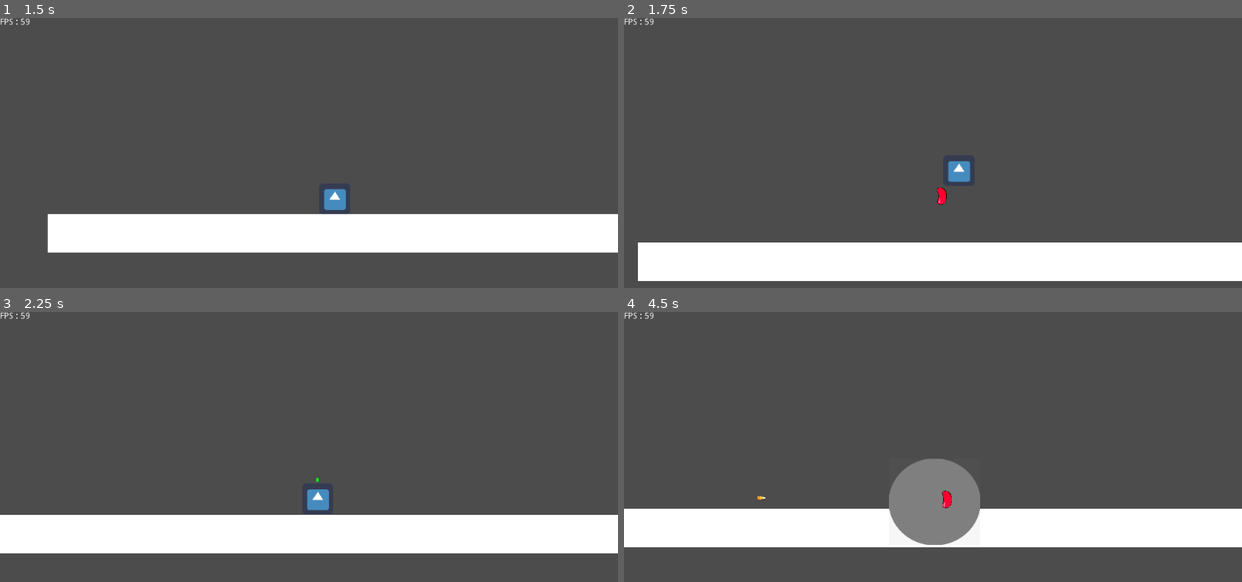
Above: before the commit, frames 1-4 (two rows, left to right).
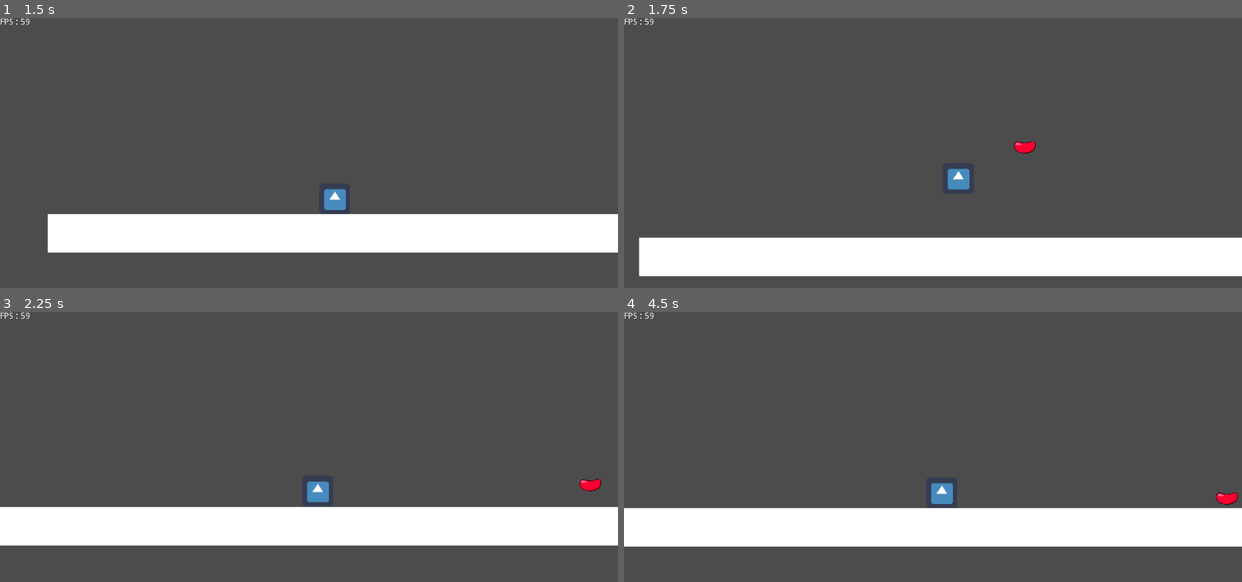
Above: after the commit, the same moments.

Repository: DevTeamVersionControl/SweetDream-Demo
Game: Godot game, scene res://Scenes/Levels/Level1/Level1.tscn
Two runs of this game, one before a commit and one after it. Both use one fixed random seed, a clock stepped at 60 frames per second and the inputs below. The engine's default icon, where the game draws it, is replaced by a stand-in: a white triangle on a blue panel in a dark square.
Inputs:
- Up to frame 1 (1.5 s): hold Right (right) from 0.53 s (still down); tap Down (ammo_last, bound only after the commit) at 0.6 s; tap Space (jump) at 0.77 s; tap Up (ammo_last, bound only before the commit) at 0.8, 1.35 s
- Up to frame 2 (1.75 s): keep holding Right (right); tap Space (jump) at 1.52 s; tap F (shoot) at 1.55 s
- Up to frame 3 (2.25 s): release Right (right) at 2.03 s; hold Left (left) from 2.03 s (still down); hold F (shoot) from 2.03 s (still down)
- Up to frame 4 (4.5 s): tap Down (ammo_last, bound only after the commit) at 2.3, 2.85 s; release Left (left) at 2.78 s; release F (shoot) at 2.78 s; hold Right (right) 2.78-4.28 s; tap Space (jump) at 3.02, 3.77 s; tap Up (ammo_last, bound only before the commit) at 3.05, 3.6 s; hold F (shoot) 3.53-4.28 s; hold Left (left) from 4.28 s (still down); tap F (shoot) at 4.35 s

Frame 1 is identical in both runs. In frame 2, 4.4% of the frame differs, in the area x 2-100%, y 45-98%; in frame 3, 6.6%, in the area x 0-100%, y 61-90%; in frame 4, 4.5%.
Error before the commit: Invalid call to function 'launch' in base 'KinematicBody2D (JellyBean.gd)'. Expected 1 arguments. (res://Scripts/Player.gd:112)

Commit message:
Can now switch ammo
slightly changed how jelly bean worked

Diff:
--- a/Base/Assets/art/Animation/Jelly_Cube/Idle/new_spriteframes.tres
+++ b/Base/Assets/art/Animation/Jelly_Cube/Idle/new_spriteframes.tres
@@ -68,11 +68,6 @@
 "name": "default",
 "speed": 5.0
 }, {
-"frames": [ ExtResource( 17 ), ExtResource( 24 ), ExtResource( 11 ), ExtResource( 40 ), ExtResource( 39 ), ExtResource( 32 ), ExtResource( 41 ), ExtResource( 38 ), ExtResource( 37 ), ExtResource( 30 ), ExtResource( 31 ), ExtResource( 42 ), ExtResource( 33 ), ExtResource( 43 ), ExtResource( 35 ), ExtResource( 27 ), ExtResource( 29 ) ],
-"loop": true,
-"name": "Idle",
-"speed": 5.0
-}, {
 "frames": [ ExtResource( 22 ), ExtResource( 12 ), ExtResource( 20 ), ExtResource( 21 ), ExtResource( 14 ), ExtResource( 10 ) ],
 "loop": true,
 "name": "HitOnGround",
@@ -92,4 +87,9 @@
 "loop": true,
 "name": "Jump",
 "speed": 8.0
+}, {
+"frames": [ ExtResource( 17 ), ExtResource( 24 ), ExtResource( 11 ), ExtResource( 40 ), ExtResource( 39 ), ExtResource( 32 ), ExtResource( 41 ), ExtResource( 38 ), ExtResource( 37 ), ExtResource( 30 ), ExtResource( 31 ), ExtResource( 42 ), ExtResource( 33 ), ExtResource( 43 ), ExtResource( 35 ), ExtResource( 27 ), ExtResource( 29 ) ],
+"loop": true,
+"name": "Idle",
+"speed": 5.0
 } ]
--- a/Base/Scenes/CandyCorn.tscn
+++ b/Base/Scenes/CandyCorn.tscn
@@ -15,7 +15,7 @@
 "speed": 5.0
 } ]
 
-[node name="CandyCorn" type="Area2D"]
+[node name="CandyCorn" type="Area2D" groups=["normal"]]
 collision_layer = 2
 collision_mask = 2
 script = ExtResource( 2 )
--- a/Base/Scenes/IcingGun.tscn
+++ b/Base/Scenes/IcingGun.tscn
@@ -2,7 +2,6 @@
 
 [ext_resource path="res://Scripts/IcingGun.gd" type="Script" id=1]
 
-[node name="IcingGun" type="Node2D" groups=[
-"locked",
-]]
+[node name="IcingGun" type="Node2D" groups=["locking"]]
 script = ExtResource( 1 )
+COOLDOWN = 1
--- a/Base/Scenes/Jawbreaker.tscn
+++ b/Base/Scenes/Jawbreaker.tscn
@@ -18,23 +18,26 @@
 [sub_resource type="CircleShape2D" id=2]
 radius = 20.0
 
-[node name="Jawbreaker" type="KinematicBody2D" groups=["heavy"]]
+[node name="Jawbreaker" type="KinematicBody2D" groups=["charging", "heavy"]]
 collision_layer = 0
 collision_mask = 2
 script = ExtResource( 2 )
 __meta__ = {
 "_edit_group_": true
 }
+THROW_VELOCITY = 30
+THROW_ANGLE = 10
 
 [node name="Sprite" type="AnimatedSprite" parent="."]
-scale = Vector2( 0.12, 0.12 )
+scale = Vector2( 0.06, 0.06 )
 frames = SubResource( 3 )
 
 [node name="CollisionShape2D" type="CollisionShape2D" parent="."]
-scale = Vector2( 1.4, 1.4 )
+scale = Vector2( 0.7, 0.7 )
 shape = SubResource( 1 )
 
 [node name="Area2D" type="Area2D" parent="."]
+scale = Vector2( 0.5, 0.5 )
 collision_layer = 0
 collision_mask = 70
 
--- a/Base/Scenes/Jello.tscn
+++ b/Base/Scenes/Jello.tscn
@@ -26,7 +26,7 @@
 [sub_resource type="RectangleShape2D" id=4]
 extents = Vector2( 28.6055, 17.6577 )
 
-[node name="Jello" type="KinematicBody2D"]
+[node name="Jello" type="KinematicBody2D" groups=["charging"]]
 collision_layer = 2
 collision_mask = 4
 script = ExtResource( 2 )
@@ -35,7 +35,7 @@
 position = Vector2( -30, 8 )
 scale = Vector2( 0.15, 0.15 )
 frames = SubResource( 3 )
-frame = 6
+frame = 1
 playing = true
 
 [node name="CollisionShape2D" type="CollisionShape2D" parent="."]
--- a/Base/Scenes/JellyBean.tscn
+++ b/Base/Scenes/JellyBean.tscn
@@ -19,24 +19,28 @@
 [sub_resource type="CircleShape2D" id=2]
 radius = 18.0119
 
-[node name="JellyBean" type="KinematicBody2D" groups=["heavy"]]
+[node name="JellyBean" type="KinematicBody2D" groups=["heavy", "normal"]]
 collision_layer = 0
 collision_mask = 2
 script = ExtResource( 1 )
 __meta__ = {
 "_edit_group_": true
 }
+THROW_VELOCITY = 40
+THROW_ANGLE = 45
+GRAVITY = 100.0
 
 [node name="CollisionShape2D" type="CollisionShape2D" parent="."]
 position = Vector2( 0, -3.57628e-07 )
-scale = Vector2( 1.4, 1.4 )
+scale = Vector2( 0.7, 0.7 )
 shape = SubResource( 3 )
 
 [node name="AnimatedSprite" type="AnimatedSprite" parent="."]
-scale = Vector2( 0.1, 0.1 )
+scale = Vector2( 0.05, 0.05 )
 frames = SubResource( 4 )
 
 [node name="Area2D" type="Area2D" parent="."]
+scale = Vector2( 0.5, 0.5 )
 collision_layer = 0
 collision_mask = 5
 monitoring = false
@@ -51,8 +55,7 @@
 scale = Vector2( 0.715579, 0.754663 )
 texture = ExtResource( 3 )
 
-[node name="Timer" type="Timer" parent="."]
-wait_time = 2.0
+[node name="ExplosionTimer" type="Timer" parent="."]
 
 [connection signal="body_entered" from="Area2D" to="." method="_on_Area2D_body_entered"]
-[connection signal="timeout" from="Timer" to="." method="_on_Timer_timeout"]
+[connection signal="timeout" from="ExplosionTimer" to="." method="_on_Timer_timeout"]
--- a/Base/Scenes/PoppingCandy.tscn
+++ b/Base/Scenes/PoppingCandy.tscn
@@ -2,7 +2,7 @@
 
 [ext_resource path="res://Scripts/PoppingCandy.gd" type="Script" id=1]
 
-[node name="PoppingCandy" type="Node2D"]
+[node name="PoppingCandy" type="Node2D" groups=["locked"]]
 script = ExtResource( 1 )
 
 [node name="Cooldown" type="Timer" parent="."]
--- a/Base/Scenes/SubRay.tscn
+++ b/Base/Scenes/SubRay.tscn
@@ -32,7 +32,7 @@
 rotation = 1.5708
 scale = Vector2( 0.55518, 0.5 )
 frames = SubResource( 1 )
-frame = 8
+frame = 5
 playing = true
 centered = false
 
--- a/Base/Scripts/CandyCorn.gd
+++ b/Base/Scripts/CandyCorn.gd
@@ -1,23 +1,30 @@
 extends Area2D
 
 export var COOLDOWN = 0.2
+export var enemy_knockback = 0
+export var player_knockback = 0
 
 export var speed = 400
-export var knockback_strength = 5
 var velocity
 
 
 func _physics_process(delta):
 	position += velocity * delta * speed
 
-func launch(direction):
+func launch(direction, strength):
 	velocity = direction
 	rotation = atan2(-direction.x, direction.y) + PI/2
+	get_parent().motion += -velocity.normalized() * player_knockback
+	var scene = get_tree().current_scene
+	var pos = global_position
+	get_parent().remove_child(self)
+	scene.add_child(self)
+	global_position = pos
 
 
 func _on_Hit(body):
 	if body.is_in_group("enemy"):
-		body.take_damage(2)
+		body.take_damage(2, velocity.normalized() * enemy_knockback)
 		queue_free()
 	if body.is_in_group("floor"):
 		queue_free()
--- a/Base/Scripts/Enemy.gd
+++ b/Base/Scripts/Enemy.gd
@@ -48,8 +48,9 @@
 	yield($Sprite, "animation_finished")
 	$Sprite.animation = "Idle"
 
-func take_damage(damage):
+func take_damage(damage, knockback):
 	hp -= damage
+	motion += knockback
 	if hp <= 0:
 		$Sprite.animation = "Death"
 		yield($Sprite, "animation_finished")
--- a/Base/Scripts/Icing.gd
+++ b/Base/Scripts/Icing.gd
@@ -2,6 +2,9 @@
 
 const THROW_VELOCITY = 20
 const SPLATTER = preload("res://Scenes/IcingSplatter.tscn")
+const PIXELS_PER_METER = 16
+
+export var GRAVITY = 9.8
 
 var velocity := Vector2.ZERO
 
@@ -10,7 +13,7 @@
 	velocity = velocity.rotated(angle)
 
 func _process(delta):
-	velocity.y += get_tree().current_scene.GRAVITY * pow(delta, 2) * 15 * get_tree().current_scene.PIXELS_PER_METER
+	velocity.y += GRAVITY * pow(delta, 2) * 15 * PIXELS_PER_METER
 	global_position += velocity
 
 func _on_Area2D_body_entered(body):
--- a/Base/Scripts/IcingGun.gd
+++ b/Base/Scripts/IcingGun.gd
@@ -1,6 +1,6 @@
 extends Node2D
 
-const COOLDOWN = 1
+export var COOLDOWN = 0.2
 const SLOWDOWN = 0.5
 const ICING = preload("res://Scenes/Icing.tscn")
 
@@ -14,7 +14,7 @@
 	else:
 		locked = false
 
-func launch(direction):
+func launch(direction, strength):
 	if direction.x > 0:
 		rotation = direction.angle() - PI/16
 	else:
--- a/Base/Scripts/Jawbreaker.gd
+++ b/Base/Scripts/Jawbreaker.gd
@@ -1,35 +1,54 @@
 extends KinematicBody2D
 
-const THROW_VELOCITY = Vector2(50,50)
-const COOLDOWN = 1
+export var THROW_VELOCITY = 100
+export var THROW_ANGLE = 45
+export var COOLDOWN = 1
+const PIXELS_PER_METER = 16
+export var gravity = 9.8
+var touched_something:= false
 
-var touched_something:= false
+export var enemy_knockback = 10
+export var player_knockback = 10
 
 var velocity = Vector2.ZERO
 
 func _physics_process(delta):
-	velocity.y += get_parent().GRAVITY/2 * pow(delta * 20, 2)
-	var collision = move_and_collide(velocity*delta*get_parent().PIXELS_PER_METER)
+	velocity.y += gravity/2 * pow(delta * 20, 2)
+	var collision = move_and_collide(velocity*delta*PIXELS_PER_METER)
+	if velocity.length() > 5 || velocity.length() < -5:
+			if velocity.x > 0:
+				rotation = velocity.angle()
+			else:
+				rotation = PI + velocity.angle()
 	if collision != null:
 		if !touched_something:
 			$Timer.start()
 			touched_something = true
 		_on_inpact(collision.normal)
 
-func launch(direction):
-	velocity = THROW_VELOCITY * direction
+func launch(direction, strength):
+	if direction.x == 1:
+		velocity = Vector2(cos(deg2rad(THROW_ANGLE)),sin(deg2rad(THROW_ANGLE))) * THROW_VELOCITY
+	elif direction.x == -1:
+		velocity = Vector2(cos(deg2rad(180 - THROW_ANGLE)),sin(deg2rad(180 - THROW_ANGLE))) * THROW_VELOCITY
+	velocity *= Vector2(strength, -strength)
+	get_parent().motion += -velocity.normalized() * player_knockback
+	var scene = get_tree().current_scene
+	var pos = global_position
+	get_parent().remove_child(self)
+	scene.add_child(self)
+	global_position = pos
+
 func _on_inpact(normal):
 	velocity = velocity.bounce(normal)
 	velocity *= 0.8
-
-
 
 func _on_Area2D_body_entered(body):
 	if body.is_in_group("destructable"):
 		body.disappear()
 		queue_free()
 	if body.is_in_group("enemy"):
-		body.take_damage(2.5)
+		body.take_damage(2.5, velocity.normalized() * enemy_knockback)
 
 func _on_Timer_timeout():
 	queue_free()
--- a/Base/Scripts/Jello.gd
+++ b/Base/Scripts/Jello.gd
@@ -21,6 +21,11 @@
 	velocity = launch_direction * strenght
 	velocity.x *= direction.x
 	grow(strenght)
+	var scene = get_tree().current_scene
+	var pos = global_position
+	get_parent().remove_child(self)
+	scene.add_child(self)
+	global_position = pos
 
 func grow(add_volume):
 	volume += add_volume/2
@@ -31,7 +36,7 @@
 		if body.is_in_group("jello"):
 			body.grow(volume)
 		else:
-			body.take_damage(volume * velocity.length())
+			body.take_damage(volume * velocity.length(), Vector2.ZERO)
 		queue_free()
 	elif body.is_in_group("floor"):
 		if velocity.y > 0:
--- a/Base/Scripts/JellyBean.gd
+++ b/Base/Scripts/JellyBean.gd
@@ -1,9 +1,13 @@
 extends KinematicBody2D
 
-const THROW_VELOCITY = Vector2(15,80)
+export var THROW_VELOCITY = 80
+export var THROW_ANGLE = 30
 const PIXELS_PER_METER = 16
-const GRAVITY = 9.8 * 8
+export var GRAVITY = 9.8
 const COOLDOWN = 1
+export var enemy_knockback = 10
+export var player_knockback = 5
+export var player_explosion_knockback = 10
 
 export var strech_speed = 60
 
@@ -13,21 +17,33 @@
 func _physics_process(delta):
 	if can_move:
 		velocity.y += GRAVITY * delta
-		if velocity.x > 0:
-			rotation = velocity.angle()
-		else:
-			rotation = PI + velocity.angle()
-		if velocity.length() < strech_speed:
+		#if velocity.length() > 5 || velocity.length() < -5:
+		#	if velocity.x > 0:
+		#		rotation = velocity.angle()
+		#	else:
+		#		rotation = PI + velocity.angle()
+		if velocity.length() < strech_speed && velocity.length() > -strech_speed:
 			$AnimatedSprite.frame = 0
 		else:
 			$AnimatedSprite.frame = 1
 		var collision = move_and_collide(velocity*delta*PIXELS_PER_METER)
 		if collision != null:
-			explode()
+			_on_inpact(collision.normal)
 
-func launch(direction):
-	velocity = THROW_VELOCITY * direction
-	$Timer.start()
+func launch(direction, strength):
+	if direction.x == 1:
+		velocity = Vector2(cos(deg2rad(THROW_ANGLE)),sin(deg2rad(THROW_ANGLE))) * THROW_VELOCITY
+	elif direction.x == -1:
+		velocity = Vector2(cos(deg2rad(180 - THROW_ANGLE)),sin(deg2rad(180 - THROW_ANGLE))) * THROW_VELOCITY
+	velocity.y *= -1
+	get_parent().motion += -velocity.normalized() * player_knockback
+	$ExplosionTimer.start()
+	var scene = get_tree().current_scene
+	var pos = global_position
+	get_parent().remove_child(self)
+	scene.add_child(self)
+	global_position = pos
+
 func _on_inpact(normal):
 	velocity = velocity.bounce(normal)
 	velocity *= 0.5
@@ -46,7 +62,10 @@
 	if body.is_in_group("destructable"):
 		body.disappear()
 	if body.is_in_group("enemy"):
-		body.take_damage(5)
-		body.motion = (body.global_position - global_position)
+		body.take_damage(5, (body.global_position - global_position).normalized() * enemy_knockback)
 	if body.is_in_group("player"):
-		body.motion = (body.global_position - global_position) * 2
+		body.motion = (body.global_position - global_position).normalized() * player_explosion_knockback
+
+
+func _on_Timer_timeout():
+	explode()
--- a/Base/Scripts/Player.gd
+++ b/Base/Scripts/Player.gd
@@ -20,11 +20,12 @@
 var jawbreaker = preload("res://Scenes/Jawbreaker.tscn")
 var popping_candy = preload("res://Scenes/PoppingCandy.tscn")
 var jelly_bean = preload("res://Scenes/JellyBean.tscn")
-var ammo = [candy_corn,icing_gun,jawbreaker,popping_candy,jelly_bean]
+var ammo = [candy_corn, jelly_bean, popping_candy, jawbreaker, jello]
 var equiped_ammo = 0
 var can_shoot := true
 var invulnerable := false
 var screen_size
+var bullet
 
 var motion = Vector2()
 
@@ -37,42 +38,53 @@
 		get_tree().quit()
 
 	if Input.is_action_just_pressed("ammo_next") && can_shoot:
+		if is_a_parent_of(bullet):
+			bullet.queue_free()
+		bullet = null
 		if equiped_ammo < ammo.size() - 1:
 			equiped_ammo += 1
 		else:
 			equiped_ammo = 0
-		print(equiped_ammo)
 	if Input.is_action_just_pressed("ammo_last") && can_shoot:
+		if is_a_parent_of(bullet):
+			bullet.queue_free()
+		bullet = null
 		if equiped_ammo > 0:
 			equiped_ammo -= 1
 		else:
 			equiped_ammo = ammo.size() - 1
-		print(equiped_ammo)
 
 	if(Input.is_action_just_pressed("shoot")):
-		$ShootBar.visible = true
+		if (ammo[equiped_ammo] == jawbreaker || ammo[equiped_ammo] == jello) && can_shoot:
+			$ShootBar.visible = true
+			bullet_strength = 0.2
+		elif (ammo[equiped_ammo] == icing_gun || ammo[equiped_ammo] == popping_candy) && can_shoot:
+			if bullet == null:
+				shoot(ammo[equiped_ammo], bullet_strength)
+			else:
+				if bullet.rotation_degrees == -90 && facing.x != 1:
+					bullet.queue_free()
+					shoot(ammo[equiped_ammo], bullet_strength)
+				elif bullet.rotation_degrees == 90 && facing.x != -1:
+					bullet.queue_free()
+					shoot(ammo[equiped_ammo], bullet_strength)
+		elif can_shoot:
+			shoot(ammo[equiped_ammo], bullet_strength)
 
 	if(Input.is_action_pressed("shoot")):
-		if $ShootBar.visible && can_shoot:
+		if $ShootBar.visible:
 			if bullet_strength <= MAX_BULLET_STRENGTH:
 				bullet_strength += delta/2
 				$ShootBar.scale.x = bullet_strength/20
 
 	if(Input.is_action_just_released("shoot")):
-		if bullet_strength != 0:
+		if bullet_strength != 0 && $ShootBar.visible:
 			shoot(ammo[equiped_ammo], bullet_strength)
 			bullet_strength = 0
 			$ShootBar.visible = false
 			$ShootBar.scale.x = 0
 
 	motion.y += gravity/2 * pow(delta * 45,2)
-
-	if (Input.is_action_pressed("up")):
-		bullet_direction.y = -1
-	elif (Input.is_action_pressed("down")):
-		bullet_direction.y = 1
-	else:
-		bullet_direction.y = 0
 
 	if motion.y > MAX_FALL_SPEED:
 		motion.y = MAX_FALL_SPEED
@@ -104,14 +116,13 @@
 		get_tree().reload_current_scene()
 
 func shoot(ammo, strength):
-	if can_shoot:
-		var bullet = ammo.instance()
-		get_tree().current_scene.add_child(bullet)
-		bullet_direction = bullet_direction.normalized()
-		bullet.global_transform = global_transform
-		bullet.launch(bullet_direction, bullet_strength)
-		can_shoot = false
-		$AmmoTimer.start(bullet.COOLDOWN)
+	bullet = ammo.instance()
+	add_child(bullet)
+	bullet_direction = bullet_direction.normalized()
+	bullet.global_transform = global_transform
+	bullet.launch(bullet_direction, bullet_strength)
+	can_shoot = false
+	$AmmoTimer.start(bullet.COOLDOWN)
 
 func take_damage(damage, direction):
 	hp -= damage
--- a/Base/Scripts/PoppingCandy.gd
+++ b/Base/Scripts/PoppingCandy.gd
@@ -9,34 +9,43 @@
 var locked:= false
 var charging:=false
 
+export var enemy_knockback = 0
+export var player_knockback = 0.15
+
 func _process(_delta):
+
+	if Input.is_action_just_pressed("shoot"):
+		visible = true
+	if Input.is_action_just_released("shoot"):
+		visible = false
+
 	if can_shoot:
 		if Input.is_action_pressed("shoot"):
 			if !charging:
 				charging = true
 				$ChargeTime.start()
 			locked = true
+			get_parent().motion.x-= rays.size() * get_parent().facing.x * player_knockback
 			for ray in rays:
 				ray.activate()
 				$Cooldown.start()
 				can_shoot = false
 				#ray.explosion.visible = true
 				#ray.line.visible = true
-			get_parent().motion.x-= rays.size() * get_parent().facing.x * 0.5
 		else:
 			locked = false
 			if !charging:
 				charging = true
 				$ChargeTime.start()
-	else:
-		for ray in rays:
-			pass
+	#else:
+
+		#for ray in rays:
 			#ray.explosion.visible = false
 			#ray.line.visible = false
 			#ray.line.scale.y = 2.4
 			#ay.explosion.position = ray.cast_to
 
-func launch(direction):
+func launch(direction, strength):
 	create_sub_ray(PI/2)
 	if direction.x == 1:
 		center_pos = -PI/2
@@ -68,7 +77,7 @@
 		4:
 			create_sub_ray(-PI/24 + PI/2)
 func subray_deleter():
-	if rays.size() >= 1:
+	if rays.size() > 1:
 		rays[rays.size()-1].queue_free()
 		rays.remove(rays.size()-1)
 
--- a/Base/Scripts/SubRay.gd
+++ b/Base/Scripts/SubRay.gd
@@ -1,4 +1,3 @@
-#https://www.youtube.com/watch?v=lNADi7kTDJ4
 extends RayCast2D
 
 var body
@@ -12,6 +11,7 @@
 		body = get_collider()
 		if body:
 			if body.is_in_group("enemy"):
-				body.take_damage(0.5)
+				body.take_damage(0.5, Vector2.RIGHT.rotated(rotation) * get_parent().enemy_knockback)
+				print(Vector2.RIGHT.rotated(rotation + PI/2) * get_parent().enemy_knockback)
 			#line.scale.x = (collision-get_parent().global_position).length()/(150)
 			#explosion.global_position = collision
--- a/Base/project.godot
+++ b/Base/project.godot
@@ -53,12 +53,12 @@
 }
 ammo_next={
 "deadzone": 0.5,
-"events": [ Object(InputEventKey,"resource_local_to_scene":false,"resource_name":"","device":0,"alt":false,"shift":false,"control":false,"meta":false,"command":false,"pressed":false,"scancode":16777234,"physical_scancode":0,"unicode":0,"echo":false,"script":null)
+"events": [ Object(InputEventKey,"resource_local_to_scene":false,"resource_name":"","device":0,"alt":false,"shift":false,"control":false,"meta":false,"command":false,"pressed":false,"scancode":16777232,"physical_scancode":0,"unicode":0,"echo":false,"script":null)
  ]
 }
 ammo_last={
 "deadzone": 0.5,
-"events": [ Object(InputEventKey,"resource_local_to_scene":false,"resource_name":"","device":0,"alt":false,"shift":false,"control":false,"meta":false,"command":false,"pressed":false,"scancode":16777232,"physical_scancode":0,"unicode":0,"echo":false,"script":null)
+"events": [ Object(InputEventKey,"resource_local_to_scene":false,"resource_name":"","device":0,"alt":false,"shift":false,"control":false,"meta":false,"command":false,"pressed":false,"scancode":16777234,"physical_scancode":0,"unicode":0,"echo":false,"script":null)
  ]
 }
 
